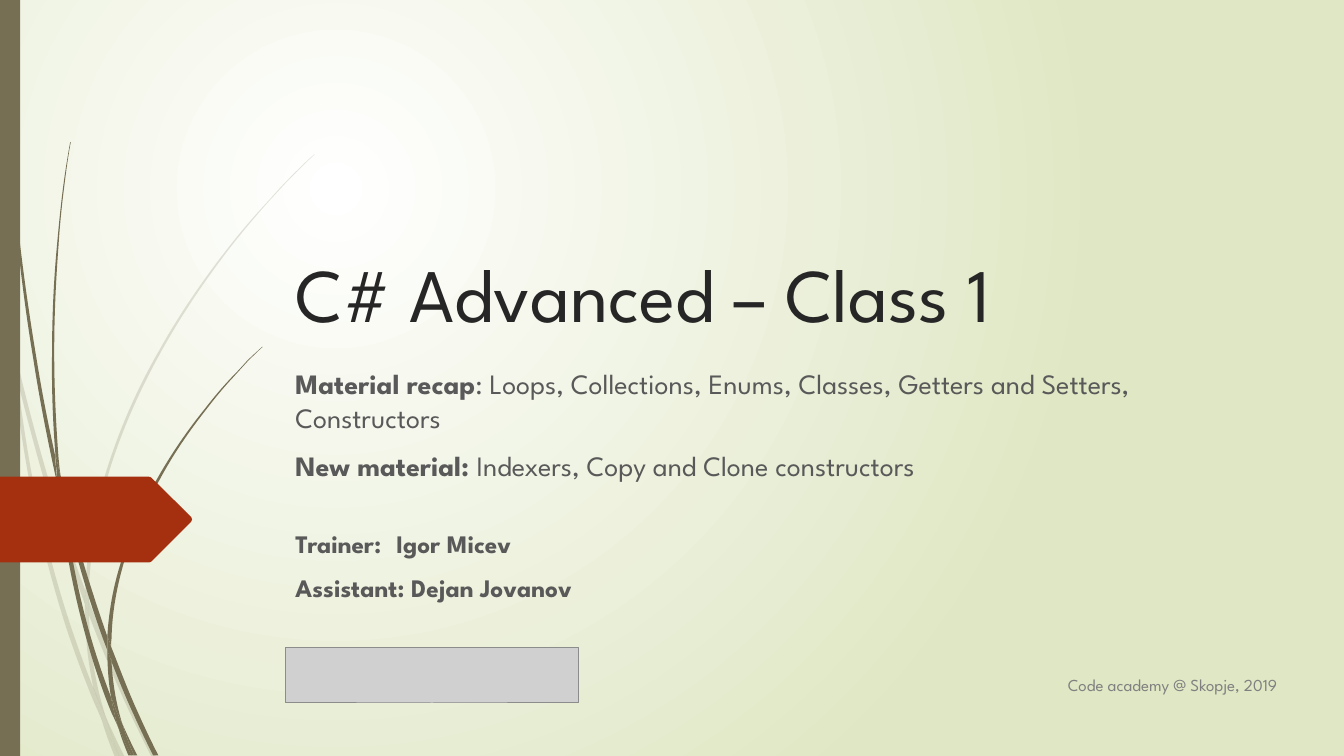
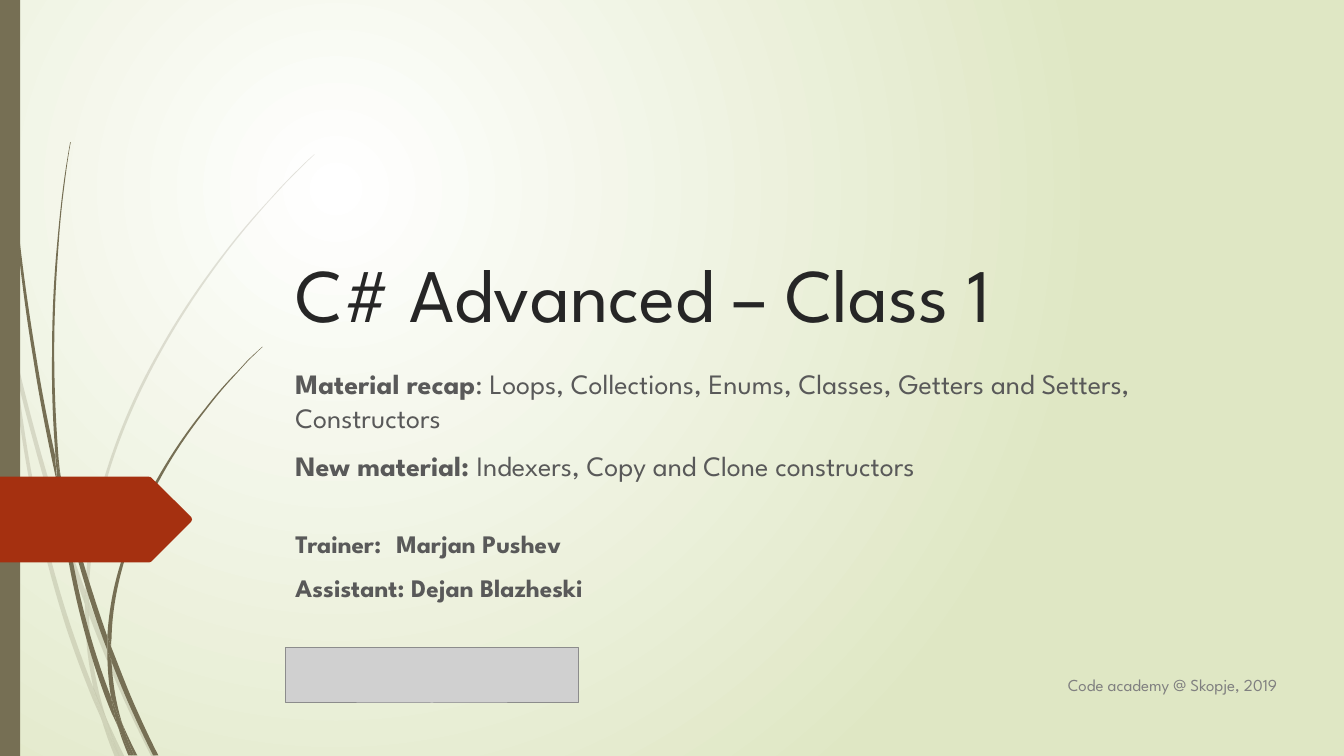
Before and after one commit to sedc-codecademy/sedc7-06-csharpadvanced, a slide deck: slide 1 of g2/Class 1/Presentation/CSAdvanded-Class1.pptx. Drawn at 1344x756 pixels with LibreOffice and Linux fonts; fonts in the diff are those of the drawing; grey boxes stand for pictures. Boxes give left, top, right and bottom in pixels: in the first picture for what was removed or moved away, otherwise in the second. Text is boxed around its words. In the diff, an @@ line names an element or a change of style, - is before the commit and + after.

Commit message:
update presentation

```diff
--- a/g2/Class 1/Presentation/CSAdvanded-Class1.pptx
+++ b/g2/Class 1/Presentation/CSAdvanded-Class1.pptx
@@ text at (295, 535, 582, 603): text changed @@
-Trainer: Igor Micev
-Assistant: Dejan Jovanov
+Trainer: Marjan Pushev
+Assistant: Dejan Blazheski
```
